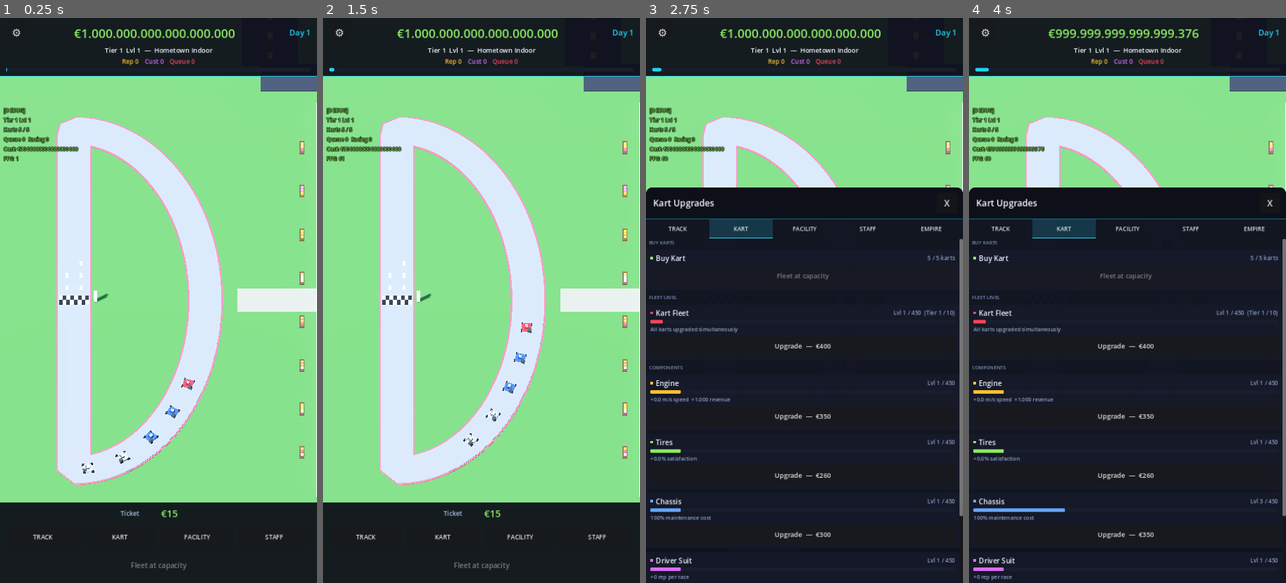
Above: before the commit, frames 1-4 (left to right).
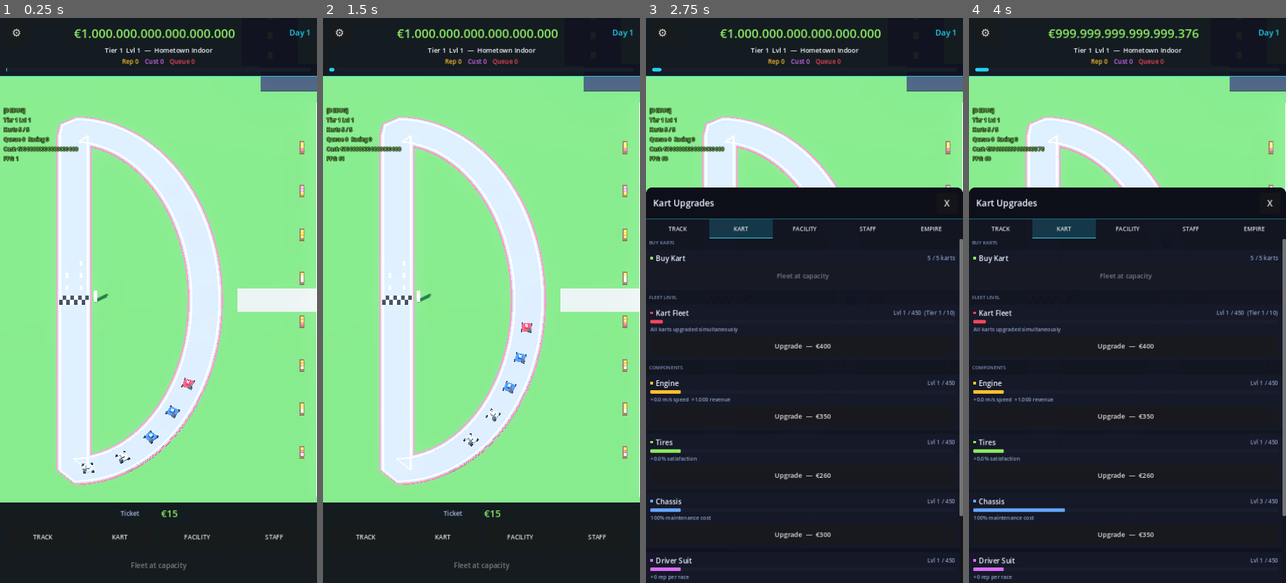
Above: after the commit, the same moments.

Repository: huubvreeker-create/Tycoon
Game: Godot game, scene res://scenes/main.tscn
Two runs of this game, one before a commit and one after it. Both use one fixed random seed, a clock stepped at 60 frames per second and the inputs below.
Inputs:
- Up to frame 1 (0.25 s): no input
- Up to frame 2 (1.5 s): click "⚙" at 0.5 s; click "TRACK" at 1.25 s
- Up to frame 3 (2.75 s): click "KART" at 2 s
- Up to frame 4 (4 s): click "FACILITY" at 2.75 s; click "STAFF" at 3.5 s

The runs differ from the first frame. In frame 1, 1.6% of the frame differs, in the area x 18-70%, y 17-83%; in frame 2, 1.6%; in frame 3, 0.3%; in frame 4, 0.3%.

Commit message:
Graphics polish — track lines, fluffy trees, detailed cars, panels, props
Pure visual upgrade pass — every element on screen got a layer of
detail it was missing.

TRACK
- White edge lines painted along both sides of the asphalt, extruded
  along the same Path3D as the rumble + asphalt strips. Faintly
  emissive (0.35) so they pop slightly against the dark surface
  without looking like neon.

TREES
- Single-cone foliage replaced with a 3-stack of cones at decreasing
  radius and increasing height. Each stack layer gets a small albedo
  shade lift so the canopy top looks sun-touched. Trunk now flares
  gently at the base. Reads as a real spruce silhouette from above
  instead of a paper Christmas tree.

VISITOR CARS
- Bigger material polish (metallic 0.4→0.5, roughness 0.5→0.4).
- Added a glassy front windshield and rear window (light-blue
  emissive 0.3 → looks like sky reflection).
- Two emissive headlights (warm white, energy 1.6) at the bonnet
  and two red taillights (energy 1.0) at the boot. Cars now
  visibly point in their direction of travel.

WORLD BORDERS
- Plain grey perimeter walls replaced with PANEL pattern: alternate
  light / dark concrete sections every ~6 m along all four sides,
  with a light continuous trim cap on top so the wall reads as an
  industrial fence-panel kit. Gate posts reinforced — taller now,
  with a light cap stone.

PLAZA PROPS
- Five wood-and-steel benches along the back edge, facing the
  track (skipped the centre slot so the south path stays clear).
- Three steel trash bins along the plaza front edge — cylinder body
  + light trim lid, matching venue-staff aesthetic.

ENVIRONMENT
- Glow intensity 0.35 → 0.55, strength 0.95 → 1.00, bloom 0.05 →
  0.10, glow_blend_mode = SOFTLIGHT. Subtle but pulls the emissive
  accents (signs, lights, halos, taillights) forward.
- adjustment_enabled with +10 % saturation — colour palette feels
  noticeably crisper without crossing into cartoon.

https://claude.ai/code/session_01Sbv8ExRy1Fimm5caf9TfDv

Diff:
--- a/scenes/main.tscn
+++ b/scenes/main.tscn
@@ -30,9 +30,12 @@
 ambient_light_energy = 0.85
 tonemap_mode = 2
 glow_enabled = true
-glow_intensity = 0.35
-glow_strength = 0.95
-glow_bloom = 0.05
+glow_intensity = 0.55
+glow_strength = 1.00
+glow_bloom = 0.10
+glow_blend_mode = 1
+adjustment_enabled = true
+adjustment_saturation = 1.10
 
 [node name="Main" type="Node3D"]
 script = ExtResource("1_main_script")
--- a/scripts/facility_visuals.gd
+++ b/scripts/facility_visuals.gd
@@ -1398,40 +1398,56 @@
 
 
 func _make_tree(parent: Node3D, base_pos: Vector3, height: float, rng: RandomNumberGenerator) -> void:
-	# Trunk: short cylinder
+	# Trunk: short cylinder, gently flared at the base.
 	var trunk := MeshInstance3D.new()
 	trunk.name = "Trunk"
 	var trunk_mesh := CylinderMesh.new()
-	trunk_mesh.top_radius = 0.18
-	trunk_mesh.bottom_radius = 0.22
-	trunk_mesh.height = height * 0.40
+	trunk_mesh.top_radius = 0.16
+	trunk_mesh.bottom_radius = 0.24
+	trunk_mesh.height = height * 0.38
 	trunk.mesh = trunk_mesh
 	var trunk_mat := StandardMaterial3D.new()
 	trunk_mat.albedo_color = _TREE_TRUNK
 	trunk_mat.roughness = 0.95
 	trunk.material_override = trunk_mat
-	trunk.position = base_pos + Vector3(0, height * 0.20, 0)
+	trunk.position = base_pos + Vector3(0, height * 0.19, 0)
 	parent.add_child(trunk)
-	# Foliage: cone (cylinder with zero top radius).
-	var foliage := MeshInstance3D.new()
-	foliage.name = "Foliage"
-	var foliage_mesh := CylinderMesh.new()
-	foliage_mesh.top_radius = 0.05
-	foliage_mesh.bottom_radius = height * 0.32
-	foliage_mesh.height = height * 0.70
-	foliage.mesh = foliage_mesh
-	var foliage_mat := StandardMaterial3D.new()
-	# Slightly randomise foliage shade so the grove isn't uniform.
+
+	# Three stacked foliage cones — each one a bit narrower and a bit
+	# higher than the one below, gives the tree a fluffier "Christmas
+	# tree" silhouette instead of a single flat cone.
 	var shade: float = rng.randf_range(-0.06, 0.06)
-	foliage_mat.albedo_color = Color(
+	var base_foliage_y: float = height * 0.36
+	var foliage_albedo := Color(
 		clampf(_TREE_FOLIAGE.r + shade, 0.0, 1.0),
 		clampf(_TREE_FOLIAGE.g + shade, 0.0, 1.0),
 		clampf(_TREE_FOLIAGE.b + shade, 0.0, 1.0),
 	)
-	foliage_mat.roughness = 0.95
-	foliage.material_override = foliage_mat
-	foliage.position = base_pos + Vector3(0, height * 0.40 + height * 0.35, 0)
-	parent.add_child(foliage)
+	for i in range(3):
+		var layer_radius: float = height * (0.34 - 0.08 * float(i))
+		var layer_height: float = height * 0.32
+		var layer_y_offset: float = base_foliage_y + height * 0.18 * float(i)
+		var foliage := MeshInstance3D.new()
+		foliage.name = "Foliage_%d" % i
+		var fm := CylinderMesh.new()
+		fm.top_radius = max(0.05, layer_radius * 0.18)
+		fm.bottom_radius = layer_radius
+		fm.height = layer_height
+		foliage.mesh = fm
+		var fmat := StandardMaterial3D.new()
+		# Top layers slightly lighter to mimic sunlight catching the
+		# canopy top — subtle but reads professionally from above.
+		var layer_shade: float = float(i) * 0.04
+		fmat.albedo_color = Color(
+			clampf(foliage_albedo.r + layer_shade, 0.0, 1.0),
+			clampf(foliage_albedo.g + layer_shade, 0.0, 1.0),
+			clampf(foliage_albedo.b + layer_shade, 0.0, 1.0),
+		)
+		fmat.roughness = 0.95
+		foliage.material_override = fmat
+		foliage.position = base_pos + Vector3(0,
+			layer_y_offset + layer_height * 0.5, 0)
+		parent.add_child(foliage)
 
 
 # ---------------------------------------------------------------------------
@@ -1588,6 +1604,72 @@
 			Vector3(fx, fy, plaza_z - plaza_d * 0.5 - 0.4),
 			c)
 
+	# Park benches along the back edge of the plaza, facing the
+	# track. Five benches evenly spaced.
+	var bench_count: int = 5
+	for i in range(bench_count):
+		var u: float = (float(i) + 0.5) / float(bench_count)
+		var bx: float = lerpf(-plaza_w * 0.40, plaza_w * 0.40, u)
+		# Skip the centre slot so it doesn't block the south path.
+		if absf(bx) < 3.5:
+			continue
+		_make_bench(parent, Vector3(bx, 0.0, plaza_z - plaza_d * 0.5 + 1.2))
+
+	# Trash bins — three small cylinders along the plaza front edge,
+	# in matching grey for venue-staff aesthetic.
+	for i in range(3):
+		var u: float = (float(i) + 0.5) / 3.0
+		var bx: float = lerpf(-plaza_w * 0.35, plaza_w * 0.35, u)
+		_make_trash_bin(parent, Vector3(bx, 0.0, plaza_z + plaza_d * 0.5 - 0.6))
+
+
+func _make_bench(parent: Node3D, base: Vector3) -> void:
+	# Two square legs + a horizontal slat seat + an angled back rail.
+	var bench_color := Color(0.45, 0.32, 0.20)
+	var leg_color := Color(0.20, 0.20, 0.24)
+	# Legs
+	for lx: float in [-0.65, 0.65]:
+		_make_box(parent, Vector3(0.08, 0.45, 0.40),
+			base + Vector3(lx, 0.225, 0.0), leg_color)
+	# Seat slat
+	_make_box(parent, Vector3(1.50, 0.06, 0.40),
+		base + Vector3(0.0, 0.48, 0.0), bench_color)
+	# Backrest (slightly behind the seat, higher).
+	_make_box(parent, Vector3(1.50, 0.30, 0.06),
+		base + Vector3(0.0, 0.68, -0.18), bench_color)
+
+
+func _make_trash_bin(parent: Node3D, base: Vector3) -> void:
+	var bin_color := Color(0.22, 0.32, 0.40)
+	var trim := Color(0.55, 0.60, 0.70)
+	var bin := MeshInstance3D.new()
+	var cyl := CylinderMesh.new()
+	cyl.top_radius = 0.22
+	cyl.bottom_radius = 0.22
+	cyl.height = 0.65
+	bin.mesh = cyl
+	var bm := StandardMaterial3D.new()
+	bm.albedo_color = bin_color
+	bm.metallic = 0.4
+	bm.roughness = 0.6
+	bin.material_override = bm
+	bin.position = base + Vector3(0, 0.325, 0)
+	parent.add_child(bin)
+	# Lid trim
+	var lid := MeshInstance3D.new()
+	var lcyl := CylinderMesh.new()
+	lcyl.top_radius = 0.24
+	lcyl.bottom_radius = 0.24
+	lcyl.height = 0.06
+	lid.mesh = lcyl
+	var lmat := StandardMaterial3D.new()
+	lmat.albedo_color = trim
+	lmat.metallic = 0.5
+	lmat.roughness = 0.4
+	lid.material_override = lmat
+	lid.position = base + Vector3(0, 0.68, 0)
+	parent.add_child(lid)
+
 
 # ---------------------------------------------------------------------------
 # World borders + approach road
@@ -1607,43 +1689,75 @@
 func _build_world_borders(parent: Node3D) -> void:
 	var wall_h: float = 1.0
 	var wall_color := Color(0.55, 0.56, 0.58)
+	var wall_dark := Color(0.42, 0.42, 0.46)
 	var post_color := Color(0.30, 0.30, 0.34)
+	var trim_color := Color(0.78, 0.80, 0.83)
 	var z_span: float = _WORLD_NORTH - _WORLD_SOUTH
 	var x_span: float = _WORLD_EAST - _WORLD_WEST
 	var center_z: float = (_WORLD_NORTH + _WORLD_SOUTH) * 0.5
 
-	# West wall — full height of the playable rectangle.
-	_make_box(parent, Vector3(0.40, wall_h, z_span),
-		Vector3(_WORLD_WEST, wall_h * 0.5, center_z),
-		wall_color)
-	# East wall.
-	_make_box(parent, Vector3(0.40, wall_h, z_span),
-		Vector3(_WORLD_EAST, wall_h * 0.5, center_z),
-		wall_color)
+	# Helper: paint a wall as alternating panels (light / dark) every
+	# `panel_w` metres along the wall's long axis. Adds the visible
+	# "concrete fence panels" detail without spawning a new function.
+	const PANEL_W: float = 6.0
+	# West / East walls run along Z.
+	for side: float in [-1.0, 1.0]:
+		var x: float = _WORLD_WEST if side < 0 else _WORLD_EAST
+		var n_panels: int = int(z_span / PANEL_W)
+		for i in range(n_panels):
+			var u: float = (float(i) + 0.5) / float(n_panels)
+			var z_panel: float = lerpf(_WORLD_SOUTH + 0.4,
+				_WORLD_NORTH - 0.4, u)
+			var col: Color = wall_color if (i % 2 == 0) else wall_dark
+			_make_box(parent, Vector3(0.40, wall_h, PANEL_W * 0.95),
+				Vector3(x, wall_h * 0.5, z_panel), col)
+		# Top trim — a continuous lighter strip running along the wall.
+		_make_box(parent, Vector3(0.55, 0.10, z_span - 0.1),
+			Vector3(x, wall_h + 0.05, center_z), trim_color)
+
 	# North wall.
-	_make_box(parent, Vector3(x_span, wall_h, 0.40),
-		Vector3((_WORLD_WEST + _WORLD_EAST) * 0.5, wall_h * 0.5, _WORLD_NORTH),
-		wall_color)
-
-	# South wall — split into two segments around the gate.
-	var west_seg_w: float = (_WORLD_GATE_X - _WORLD_GATE_W * 0.5) - _WORLD_WEST
-	var east_seg_w: float = _WORLD_EAST - (_WORLD_GATE_X + _WORLD_GATE_W * 0.5)
-	if west_seg_w > 0.1:
-		_make_box(parent, Vector3(west_seg_w, wall_h, 0.40),
-			Vector3(_WORLD_WEST + west_seg_w * 0.5, wall_h * 0.5, _WORLD_SOUTH),
-			wall_color)
-	if east_seg_w > 0.1:
-		_make_box(parent, Vector3(east_seg_w, wall_h, 0.40),
-			Vector3(_WORLD_EAST - east_seg_w * 0.5, wall_h * 0.5, _WORLD_SOUTH),
-			wall_color)
-	# Gate posts on either side of the gap — taller, dark, so the
-	# entrance reads from a distance.
-	_make_box(parent, Vector3(0.60, wall_h * 1.5, 0.60),
-		Vector3(_WORLD_GATE_X - _WORLD_GATE_W * 0.5, wall_h * 0.75, _WORLD_SOUTH),
-		post_color)
-	_make_box(parent, Vector3(0.60, wall_h * 1.5, 0.60),
-		Vector3(_WORLD_GATE_X + _WORLD_GATE_W * 0.5, wall_h * 0.75, _WORLD_SOUTH),
-		post_color)
+	var n_panels_x: int = int(x_span / PANEL_W)
+	for i in range(n_panels_x):
+		var u: float = (float(i) + 0.5) / float(n_panels_x)
+		var x_panel: float = lerpf(_WORLD_WEST + 0.4,
+			_WORLD_EAST - 0.4, u)
+		var col: Color = wall_color if (i % 2 == 0) else wall_dark
+		_make_box(parent, Vector3(PANEL_W * 0.95, wall_h, 0.40),
+			Vector3(x_panel, wall_h * 0.5, _WORLD_NORTH), col)
+	_make_box(parent, Vector3(x_span - 0.1, 0.10, 0.55),
+		Vector3((_WORLD_WEST + _WORLD_EAST) * 0.5, wall_h + 0.05, _WORLD_NORTH),
+		trim_color)
+
+	# South wall — two halves around the gate, each in panels.
+	var south_segments: Array[Array] = [
+		[_WORLD_WEST + 0.4, _WORLD_GATE_X - _WORLD_GATE_W * 0.5 - 0.1],
+		[_WORLD_GATE_X + _WORLD_GATE_W * 0.5 + 0.1, _WORLD_EAST - 0.4],
+	]
+	for seg: Array in south_segments:
+		var seg_a: float = float(seg[0])
+		var seg_b: float = float(seg[1])
+		var seg_w: float = seg_b - seg_a
+		if seg_w <= 0.1:
+			continue
+		var n_seg: int = max(1, int(seg_w / PANEL_W))
+		var per_w: float = seg_w / float(n_seg)
+		for i in range(n_seg):
+			var x_panel: float = seg_a + (float(i) + 0.5) * per_w
+			var col: Color = wall_color if (i % 2 == 0) else wall_dark
+			_make_box(parent, Vector3(per_w * 0.95, wall_h, 0.40),
+				Vector3(x_panel, wall_h * 0.5, _WORLD_SOUTH), col)
+		_make_box(parent, Vector3(seg_w - 0.1, 0.10, 0.55),
+			Vector3((seg_a + seg_b) * 0.5, wall_h + 0.05, _WORLD_SOUTH),
+			trim_color)
+
+	# Tall gate posts on either side of the gap — dark, with a small
+	# light cap so they read like real entrance pylons.
+	for px: float in [_WORLD_GATE_X - _WORLD_GATE_W * 0.5,
+			_WORLD_GATE_X + _WORLD_GATE_W * 0.5]:
+		_make_box(parent, Vector3(0.60, wall_h * 1.6, 0.60),
+			Vector3(px, wall_h * 0.80, _WORLD_SOUTH), post_color)
+		_make_box(parent, Vector3(0.80, 0.20, 0.80),
+			Vector3(px, wall_h * 1.6 + 0.10, _WORLD_SOUTH), trim_color)
 
 
 func _build_approach_road(parent: Node3D) -> void:
@@ -2072,28 +2186,87 @@
 
 # Mesh builders -------------------------------------------------------------
 func _build_visitor_car(col: Color) -> Node3D:
+	# Body
 	var car_mesh := MeshInstance3D.new()
 	var bm := BoxMesh.new()
 	bm.size = Vector3(1.6, 0.55, 3.2)
 	car_mesh.mesh = bm
 	var mat := StandardMaterial3D.new()
 	mat.albedo_color = col
-	mat.metallic = 0.4
-	mat.roughness = 0.5
+	mat.metallic = 0.5
+	mat.roughness = 0.4
 	car_mesh.material_override = mat
 	_traffic_holder.add_child(car_mesh)
-	# Cabin
+
+	# Cabin / roof — slightly narrower than the body, set back so the
+	# bonnet pokes out in front (real-car silhouette).
 	var cabin := MeshInstance3D.new()
 	var cbm := BoxMesh.new()
-	cbm.size = Vector3(1.4, 0.45, 1.6)
+	cbm.size = Vector3(1.42, 0.45, 1.6)
 	cabin.mesh = cbm
 	var cmat := StandardMaterial3D.new()
 	cmat.albedo_color = Color(0.12, 0.14, 0.18)
-	cmat.roughness = 0.3
+	cmat.metallic = 0.7
+	cmat.roughness = 0.25
 	cabin.material_override = cmat
 	cabin.position = Vector3(0, 0.45, 0.1)
 	car_mesh.add_child(cabin)
-	# Wheels
+
+	# Front windshield band (lighter than cabin, glassy).
+	var windshield := MeshInstance3D.new()
+	var wsbm := BoxMesh.new()
+	wsbm.size = Vector3(1.28, 0.32, 0.10)
+	windshield.mesh = wsbm
+	var wsm := StandardMaterial3D.new()
+	wsm.albedo_color = Color(0.55, 0.70, 0.85)
+	wsm.metallic = 0.85
+	wsm.roughness = 0.10
+	wsm.emission_enabled = true
+	wsm.emission = Color(0.30, 0.45, 0.65)
+	wsm.emission_energy_multiplier = 0.3
+	windshield.material_override = wsm
+	windshield.position = Vector3(0, 0.40, -0.70)
+	car_mesh.add_child(windshield)
+
+	# Rear window — same look on the back.
+	var rear_window := MeshInstance3D.new()
+	var rwbm := BoxMesh.new()
+	rwbm.size = Vector3(1.28, 0.30, 0.10)
+	rear_window.mesh = rwbm
+	rear_window.material_override = wsm
+	rear_window.position = Vector3(0, 0.40, 0.90)
+	car_mesh.add_child(rear_window)
+
+	# Headlights — two bright forward-facing pads.
+	for hx: float in [-0.55, 0.55]:
+		var hl := MeshInstance3D.new()
+		var hbm := BoxMesh.new()
+		hbm.size = Vector3(0.30, 0.18, 0.06)
+		hl.mesh = hbm
+		var hm := StandardMaterial3D.new()
+		hm.albedo_color = Color(1.00, 0.97, 0.85)
+		hm.emission_enabled = true
+		hm.emission = Color(1.00, 0.95, 0.78)
+		hm.emission_energy_multiplier = 1.6
+		hl.material_override = hm
+		hl.position = Vector3(hx, 0.05, -1.62)
+		car_mesh.add_child(hl)
+	# Taillights — red, slightly smaller.
+	for tx: float in [-0.60, 0.60]:
+		var tl := MeshInstance3D.new()
+		var tbm := BoxMesh.new()
+		tbm.size = Vector3(0.26, 0.14, 0.06)
+		tl.mesh = tbm
+		var tm := StandardMaterial3D.new()
+		tm.albedo_color = Color(0.95, 0.20, 0.20)
+		tm.emission_enabled = true
+		tm.emission = Color(0.95, 0.22, 0.22)
+		tm.emission_energy_multiplier = 1.0
+		tl.material_override = tm
+		tl.position = Vector3(tx, 0.08, 1.62)
+		car_mesh.add_child(tl)
+
+	# Wheels with a darker rim ring on top.
 	for off: Vector3 in [
 		Vector3( 0.85, -0.18,  1.10),
 		Vector3( 0.85, -0.18, -1.10),
@@ -2107,7 +2280,7 @@
 		cyl.height = 0.16
 		wheel.mesh = cyl
 		var wmat := StandardMaterial3D.new()
-		wmat.albedo_color = Color(0.10, 0.10, 0.12)
+		wmat.albedo_color = Color(0.08, 0.08, 0.10)
 		wmat.roughness = 0.85
 		wheel.material_override = wmat
 		wheel.position = off
--- a/scripts/track.gd
+++ b/scripts/track.gd
@@ -849,6 +849,37 @@
 	asphalt_csg.material_override = ribbon_material
 	add_child(asphalt_csg)
 
+	# Painted white edge lines along both sides of the asphalt — every
+	# real circuit has them and they clean up the overall silhouette
+	# from above. Built as two thin CSGPolygon3D extrusions.
+	var line_inset: float = 0.15
+	var line_width: float = 0.18
+	for side: float in [-1.0, 1.0]:
+		var line_csg := CSGPolygon3D.new()
+		line_csg.name = "EdgeLine_%s" % ("L" if side < 0 else "R")
+		line_csg.mode = CSGPolygon3D.MODE_PATH
+		line_csg.path_node = path.get_path()
+		line_csg.path_interval_type = CSGPolygon3D.PATH_INTERVAL_DISTANCE
+		line_csg.path_interval = 0.5
+		line_csg.path_joined = true
+		var inner: float = side * (w * 0.5 - line_inset - line_width)
+		var outer: float = side * (w * 0.5 - line_inset)
+		var x_a: float = minf(inner, outer)
+		var x_b: float = maxf(inner, outer)
+		line_csg.polygon = PackedVector2Array([
+			Vector2(x_a, 0.046),
+			Vector2(x_b, 0.046),
+			Vector2(x_b, 0.041),
+			Vector2(x_a, 0.041),
+		])
+		var line_mat := StandardMaterial3D.new()
+		line_mat.albedo_color = Color(0.95, 0.96, 0.98)
+		line_mat.emission_enabled = true
+		line_mat.emission = Color(0.95, 0.96, 0.98)
+		line_mat.emission_energy_multiplier = 0.35
+		line_csg.material_override = line_mat
+		add_child(line_csg)
+
 
 func _build_click_area() -> void:
 	# A flat box covering the track footprint so any click on the
